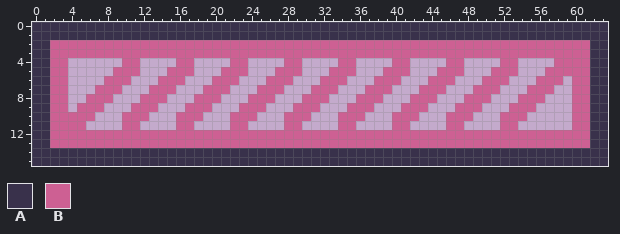
Two versions of one pixel-art file, Art/flightbar.aseprite. The picture above is the old version.
64x16 pixels, 1 frame.
Palette (. is transparent): A #39314b  B #cd6093
The result:
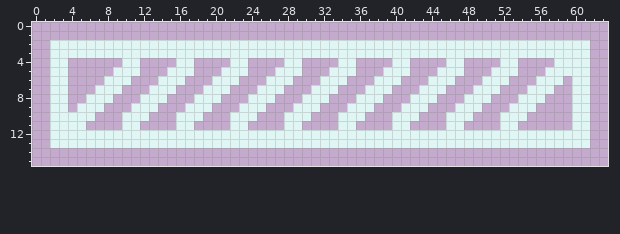
Diff:
layer "Layer 1" now hidden
layer "Layer 2" now hidden
layer "Layer 2 Copy" now hidden
layer "Layer 2 Copy Copy" added
colour B: #cd6093 -> #dff6f5
y 0..1: x 0..63 AAAAAAAAAAAAAAAAAAAAAAAAAAAAAAAAAAAAAAAAAAAAAAAAAAAAAAAAAAAAAAAA -> ................................................................
y 2..13: x 0..1 AA -> ..; x 62..63 AA -> ..
y 14..15: x 0..63 AAAAAAAAAAAAAAAAAAAAAAAAAAAAAAAAAAAAAAAAAAAAAAAAAAAAAAAAAAAAAAAA -> ................................................................
Boxes around the changes in both pictures, in picture pixels (x1, y1, x2, y2):
changed: (32, 22, 608, 166)
